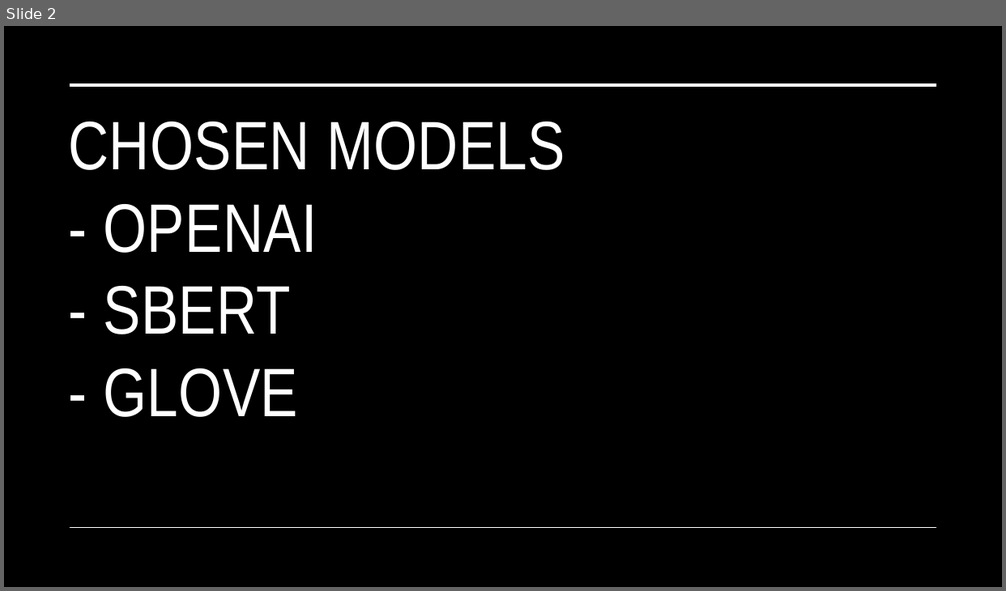
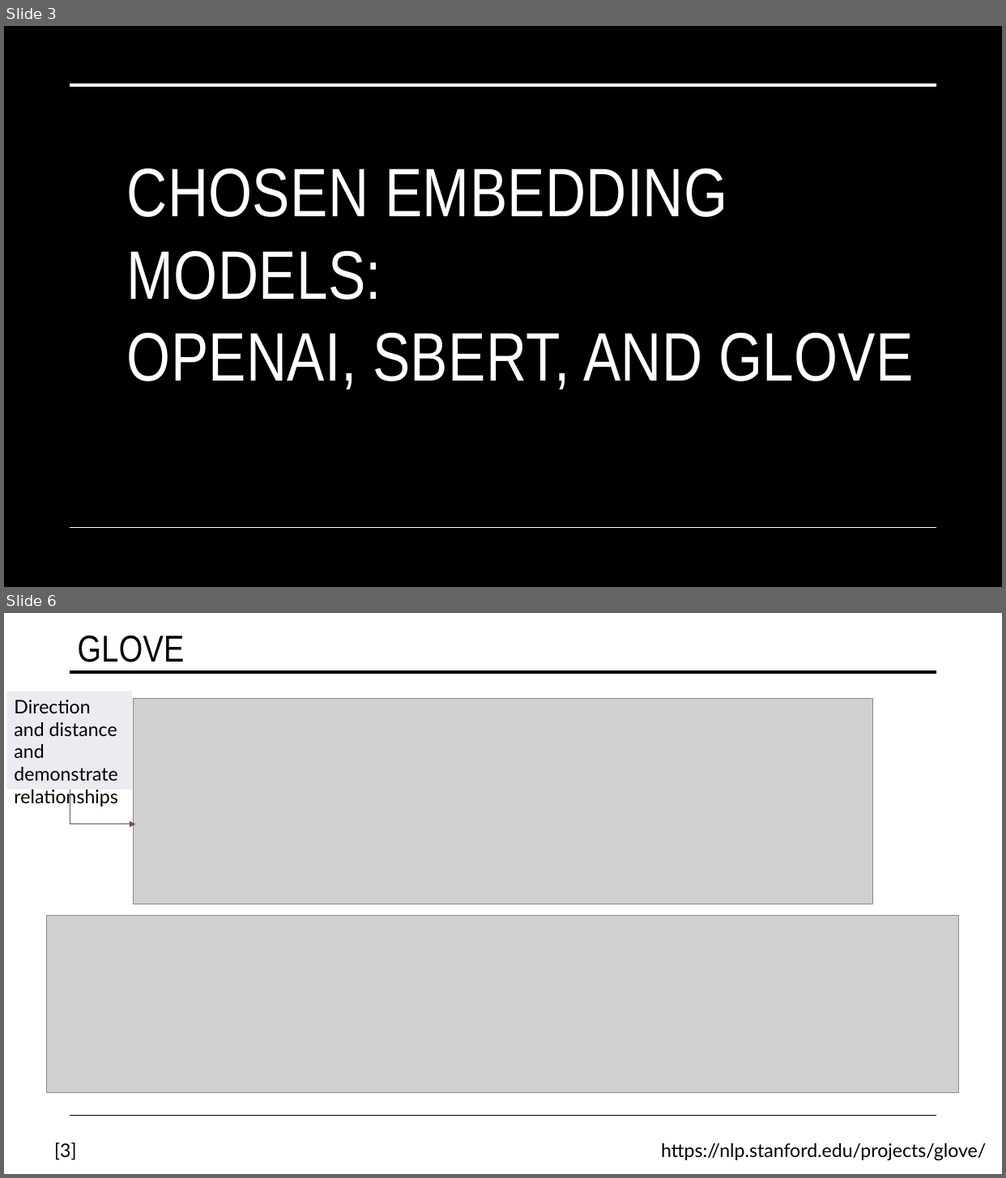
Before and after one commit to mollieeh/RAG, a slide deck: presentation_and_report/AP_RAG_presentation.pptx. Shown one above the other, each under a label of ours: slide 2 before the commit, slides 3 and 6 after it; the slides between them are not shown. The pictures are 1006x591 and 1006x1178 pixels, drawn with LibreOffice and Linux fonts; fonts in the diff are those of the drawing; grey boxes stand for pictures. Boxes give left, top, right and bottom in pixels: in the first picture for what was removed or moved away, otherwise in the second. Text is boxed around its words. In the diff, an @@ line names an element or a change of style, - is before the commit and + after.

```diff
--- a/presentation_and_report/AP_RAG_presentation.pptx
+++ b/presentation_and_report/AP_RAG_presentation.pptx
@@ slide 6 added at [4, 613, 1002, 1174], background #FFFFFF @@
@@ title added at [78, 635, 185, 662], 36 pt, text #000000 @@
+GLOVE
@@ line added from (70, 672) to (937, 672), #000000 3.5 pt @@
@@ rectangle added at [7, 692, 133, 790], fill #EAECF1, 18 pt, text #000000 @@
+Direction and distance and demonstrate relationships
@@ picture added at [133, 698, 873, 905] @@
@@ elbow arrow added from (69, 790) to (136, 824), #734B67 0.5 pt @@
@@ picture added at [47, 915, 959, 1093] @@
@@ line added from (70, 1116) to (937, 1116), #000000 1 pt @@
@@ text added at [54, 1143, 77, 1161], 18 pt, text #000000 @@
+[3]
@@ text added at [661, 1144, 986, 1161], 18 pt, text #000000 @@
+https://nlp.stanford.edu/projects/glove/
@@ what was slide 2 is now slide 3 @@
@@ slide 3 changed as well @@
@@ title at [127, 169, 914, 390]: text changed @@
-CHOSEN MODELS
-- OPENAI
-- SBERT
-- GLOVE
+CHOSEN EMBEDDING MODELS:
+OPENAI, SBERT, AND GLOVE
```
Also in this commit, not shown: 2 other slides changed, 6 other slides added, 6 slides removed, 4 other files.
